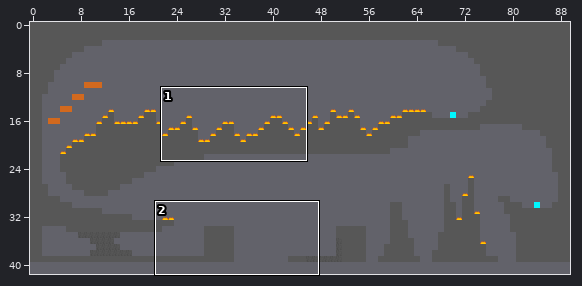
Tiled map, stored at res/levels/lvl_bomb.tmx. The first picture is a wide view before the edit; the outline marks the close-up.
Close-up. The starting point:
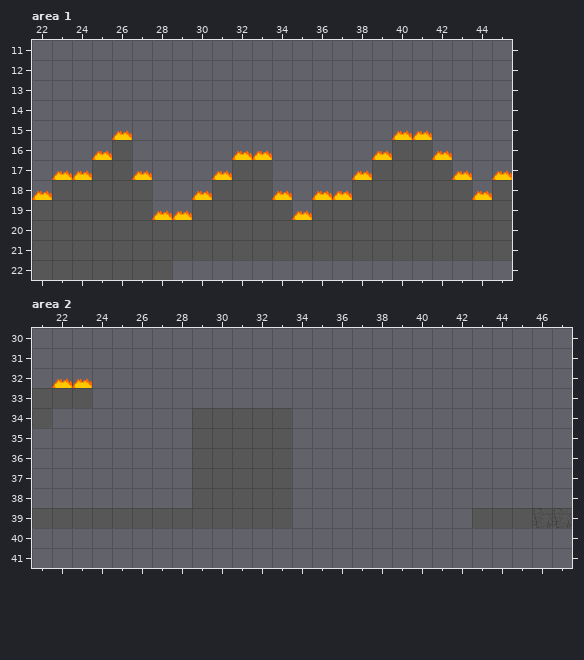
Cells are 32x32 px. Shown: area 1 x 22..45, y 11..22; area 2 x 21..47, y 30..41. The commit also changed other parts of the map, which this record leaves out. The old version is drawn lined up with the new one.
After the commit:
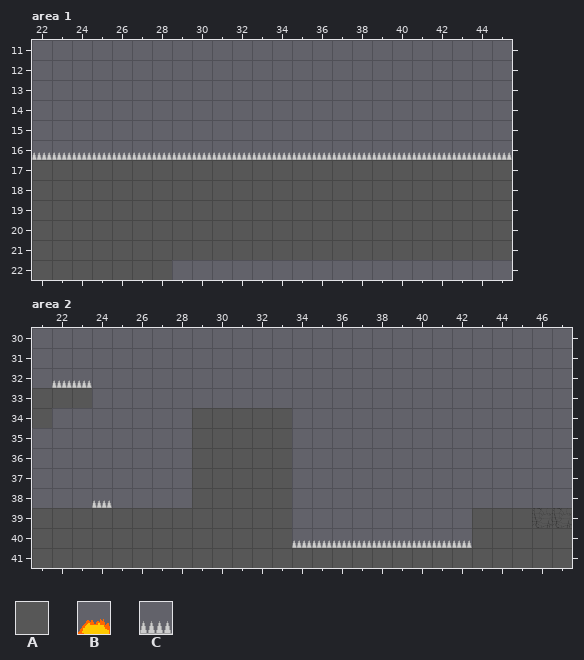
Key: from "tileset": A 1, B 2 "fire", C 6 "spikes".
_ is an empty cell.
Tiles replaced or removed in this view: A, B.
Change:
Changed rows in their new state; . is an unchanged cell.
map size 90x40 -> 90x42 cells
Layer "Tile Layer 1", area 1:
first column x 22:
15 ...._.............__....
16 CCCCCCCCCCCCCCCCCCCCCCCC
17 .AA..A...A......A....A.A
18 A.......A...A.AA......A.
19 ......AA.....A..........
Layer "Tile Layer 1", area 2:
first column x 22:
32 CC
first column x 24:
38 C..................
40 ..........CCCCCCCCC
